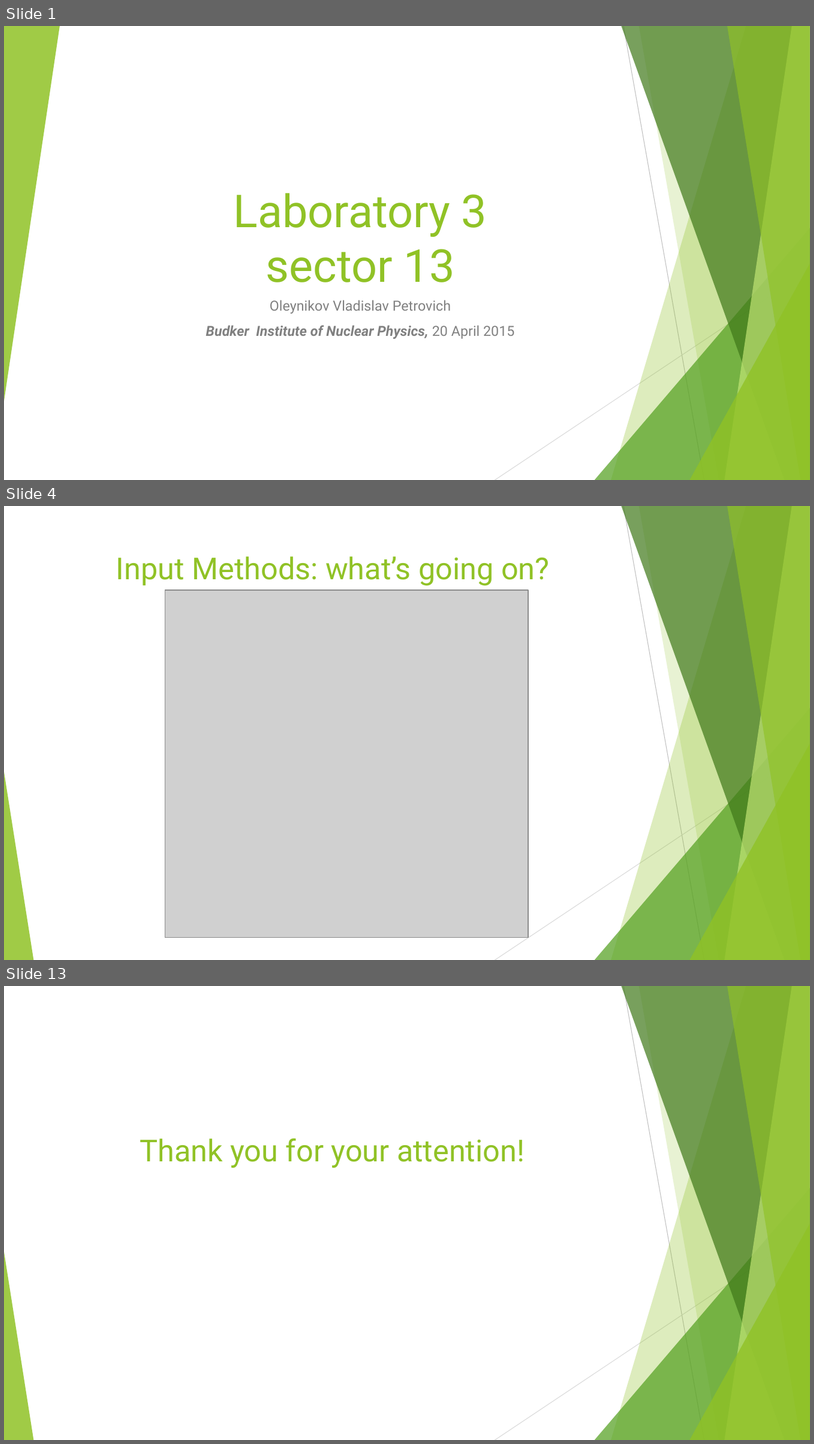
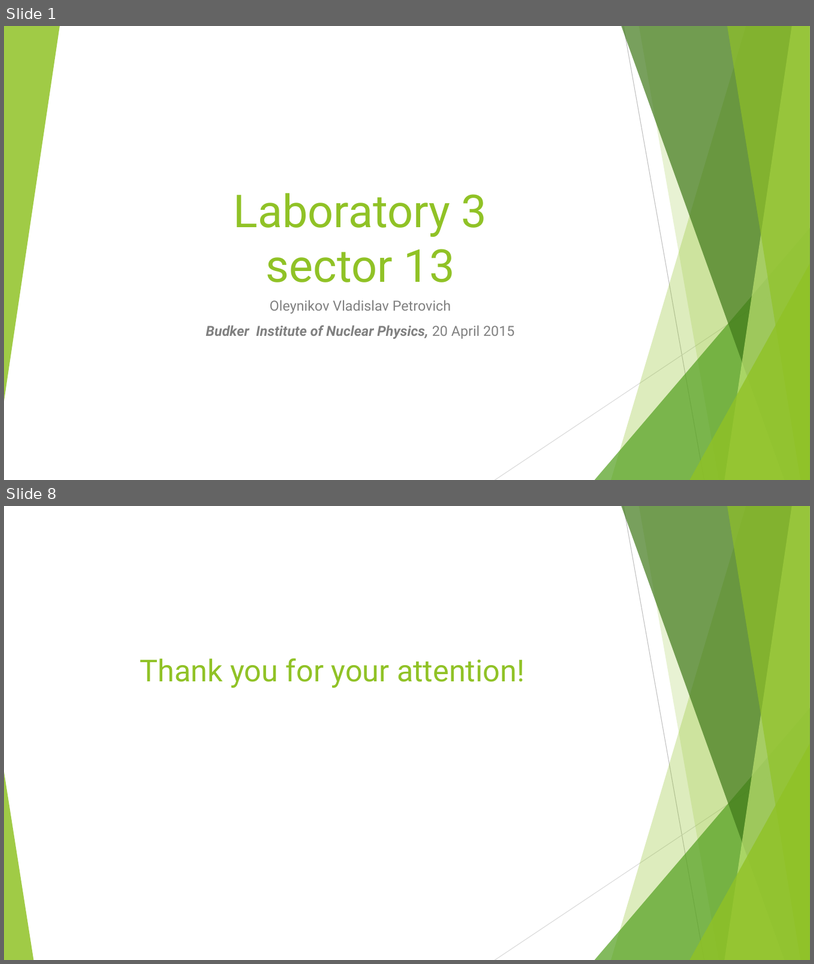
Before and after one commit to Vlad-ole/Presentations, a slide deck: My_laboratory/My_laboratory.pptx. Shown one above the other, each under a label of ours: slides 1, 4 and 13 before the commit, slides 1 and 8 after it; the slides between them are not shown. The pictures are 814x1444 and 814x964 pixels, drawn with LibreOffice and Linux fonts; fonts in the diff are those of the drawing; grey boxes stand for pictures. Boxes give left, top, right and bottom in pixels: in the first picture for what was removed or moved away, otherwise in the second. Text is boxed around its words. In the diff, an @@ line names an element or a change of style, - is before the commit and + after.

```diff
--- a/My_laboratory/My_laboratory.pptx
+++ b/My_laboratory/My_laboratory.pptx
@@ slide 4 removed at <box>4,506,810,960</box>, background #FFFFFF; not listed: 10 template elements that a slide beside it also shows @@
@@ title removed at <box>116,556,549,586</box> @@
-Input Methods: what’s going on?
@@ picture removed at <box>165,590,528,937</box> @@
@@ what was slide 13 is now slide 8 @@
```
Also in this commit, not shown: 3 slides changed, 3 slides added, 7 other slides removed, 2 other files.
